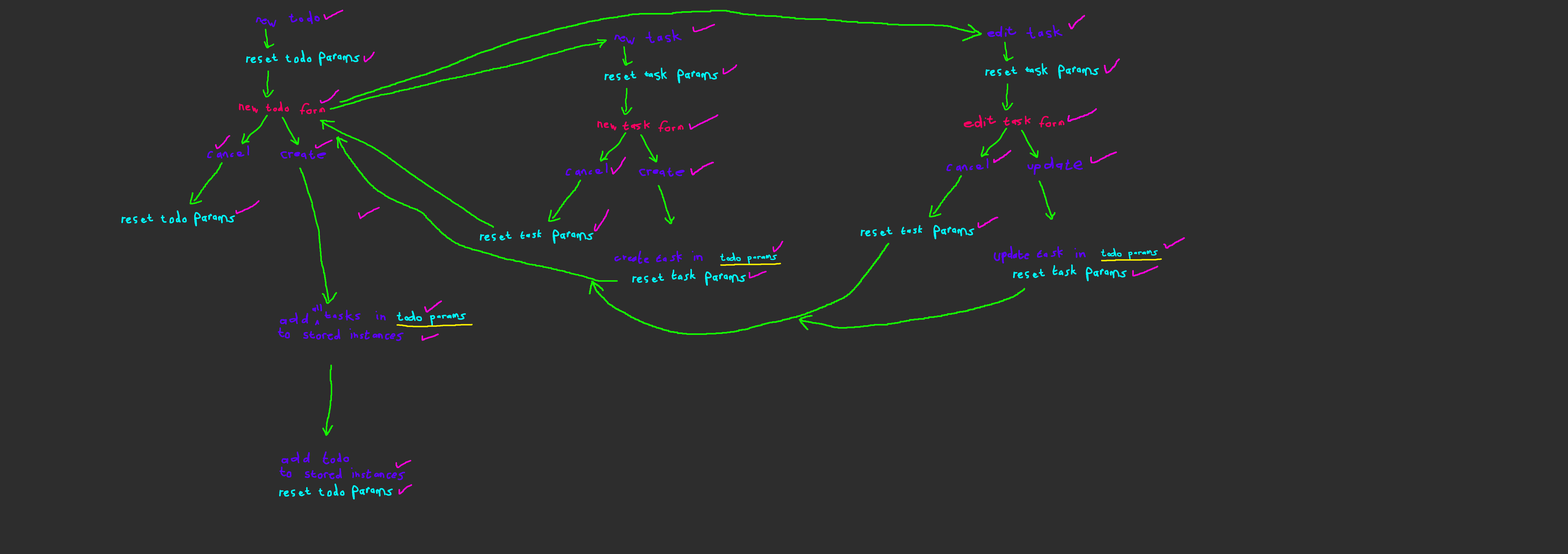
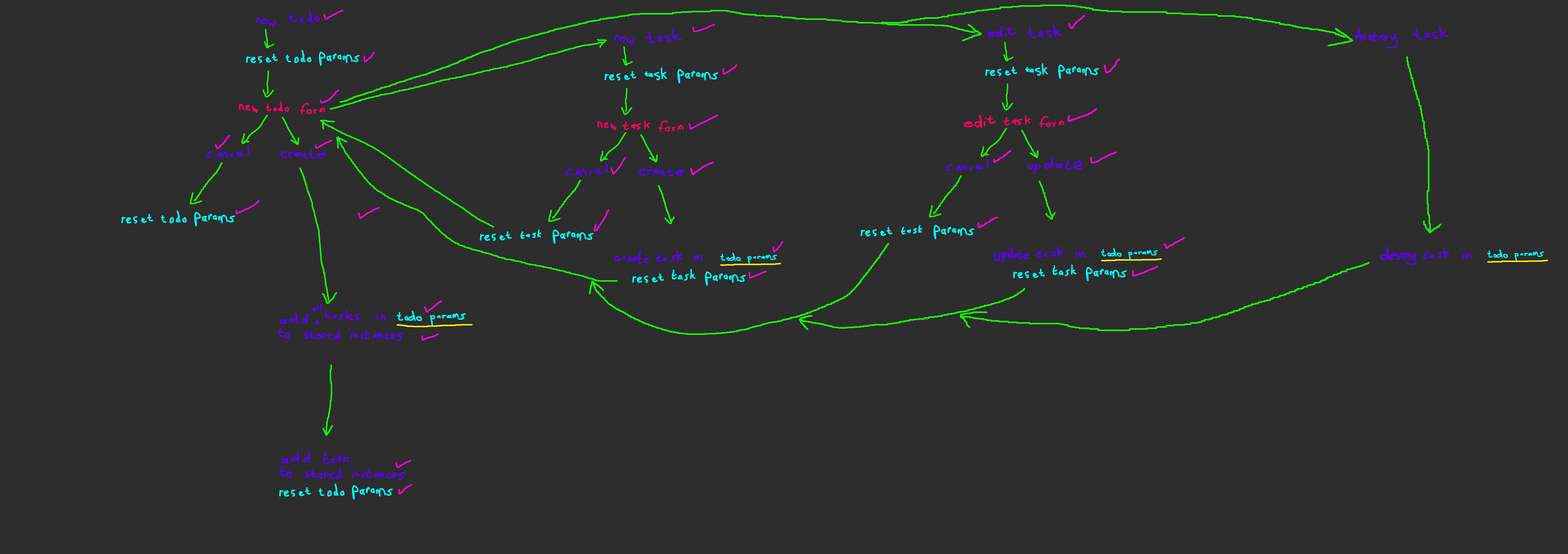
Layers edited between the first and the second 1568×554 image:
painted on "Paint Layer 1" over (880, 4, 1549, 332)
